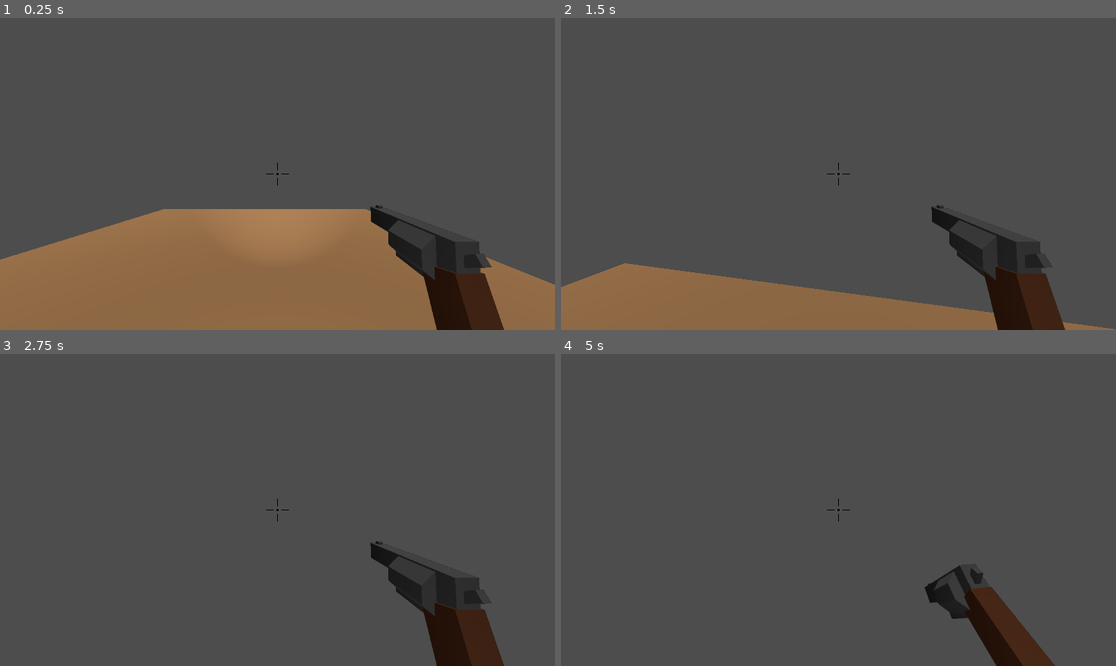
Above: before the commit, frames 1-4 (two rows, left to right).
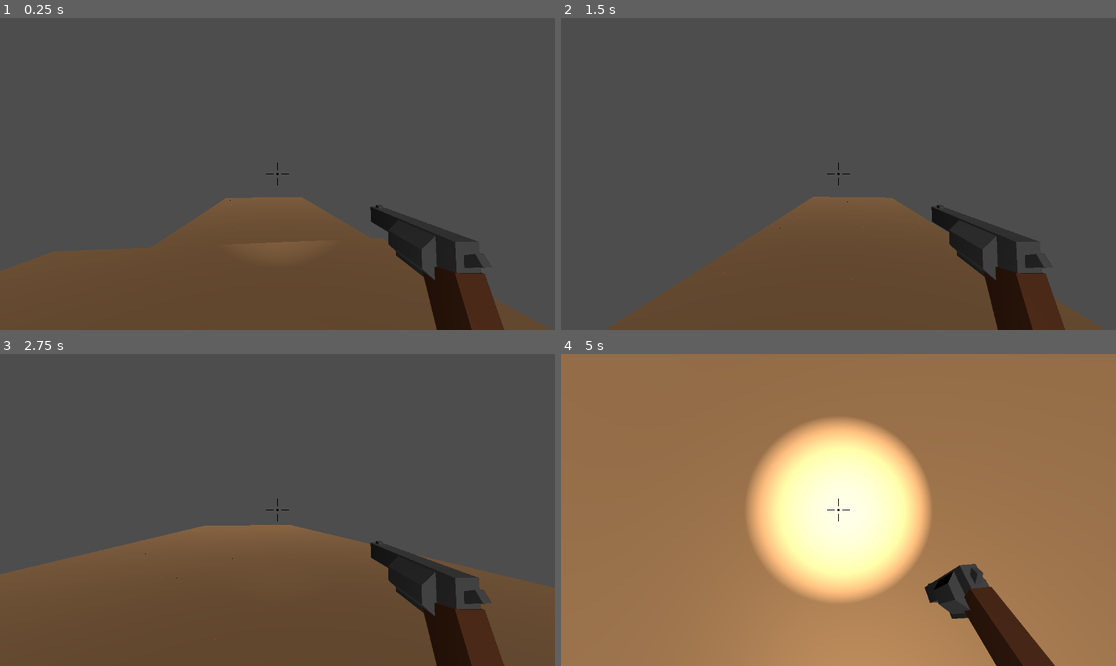
Above: after the commit, the same moments.

Repository: isterkvarn/MazeShooter
Game: Godot game, scene res://main.tscn
The game is run twice, just before and just after one commit, with the same random seed, the same clock (stepped at 60 frames per second) and the same inputs.
Inputs (mouse positions are in pixels of both pictures, inside the frame that each line leads up to):
- Up to frame 1 (0.25 s): no input
- Up to frame 2 (1.5 s): move the mouse to (866, 174) at 0.52 s; hold W (forward) from 0.53 s (still down); click (866, 174) at 0.6 s; tap Space (jump) at 0.77 s; move the mouse to (810, 174) at 1.27 s; click (810, 174) at 1.35 s
- Up to frame 3 (2.75 s): keep holding W (forward); tap Space (jump) at 1.52 s; move the mouse to (288, 503) at 2.02 s; click (288, 503) at 2.1 s
- Up to frame 4 (5 s): keep holding W (forward); move the mouse to (832, 516) at 2.77 s; click (832, 516) at 2.85 s; tap Space (jump) at 3.02, 3.77, 4.52 s; move the mouse to (877, 513) at 3.52 s; click (877, 513) at 3.6 s; tap Enter at 4.25 s; move the mouse to (794, 506) at 4.27 s; click (794, 506) at 4.35 s

The runs differ from the first frame. In frame 1, 29% of the frame differs, in the area x 0-100%, y 57-100%; in frame 2, 23%; in frame 3, 33%; in frame 4, 97%, in the area x 0-100%, y 0-100%.

Commit message:
goat man finished

Diff:
--- a/goat_man/goat_man.gd
+++ b/goat_man/goat_man.gd
@@ -1,15 +1,14 @@
 extends Node3D
 
-const SPEED = 10
+const SPEED = 30
 const CORRIDOR_SIZE = 5
+const POS_MARGIN = 0.2
 var forward = Vector3.FORWARD
 var turn_timer = 0
 
 @onready var right_ray = $RayCastRight
 @onready var left_ray  = $RayCastLeft
 @onready var forward_ray = $RayCastForward
-@onready var turn_left_ray = $RayCastForwardLeft
-@onready var turn_right_ray = $RayCastForwardRight
 
 
 # Called every frame. 'delta' is the elapsed time since the previous frame.
@@ -20,18 +19,21 @@
 	# Always run forward
 	global_position += forward*SPEED*delta
 
-	print((not left_ray.is_colliding()) and turn_left_ray.is_colliding())
+	#print(in_grid())
 
-	if (forward_ray.is_colliding()
-	or ((not left_ray.is_colliding()) and turn_left_ray.is_colliding())
-	or ((not right_ray.is_colliding()) and turn_right_ray.is_colliding())) and turn_timer <= 0:
+	if forward_ray.is_colliding() or (in_grid() and turn_timer <= 0 and
+	(not left_ray.is_colliding() or not right_ray.is_colliding())):
 
 		turn_timer = 0.2
 
 		# Adjust so in middle of corridor
-		#global_position -= forward * (CORRIDOR_SIZE - forward_distance)
+		global_position.x = snapped(global_position.x, 5)
+		global_position.y = snapped(global_position.y, 5)
 
 		var turn_options = []
+
+		if not forward_ray.is_colliding():
+			turn_options.append(0)
 
 		if not right_ray.is_colliding():
 			turn_options.append(PI/2)
@@ -39,7 +41,7 @@
 		if not left_ray.is_colliding():
 			turn_options.append(-PI/2)
 
-		var turn
+		var turn = 0
 
 		if turn_options:
 			turn = turn_options.pick_random()
@@ -48,3 +50,15 @@
 
 		rotate_y(turn)
 		forward = forward.rotated(Vector3(0, 1, 0), turn)
+
+func in_grid():
+	var global_pos = abs(global_position)
+	var decimal_x = global_pos.x - int(global_pos.x)
+	var decimal_z = global_pos.z - int(global_pos.z)
+	var mod_x = int(global_pos.x) % 5
+	var mod_z = int(global_pos.z) % 5
+
+	var within_x = (POS_MARGIN > (mod_x + decimal_x)) or (POS_MARGIN > (mod_x - decimal_x))
+	var within_z = (POS_MARGIN > (mod_z + decimal_z)) or (POS_MARGIN > (mod_z - decimal_z))
+
+	return within_x and within_z
--- a/goat_man/goat_man.tscn
+++ b/goat_man/goat_man.tscn
@@ -29,11 +29,3 @@
 [node name="RayCastLeft" type="RayCast3D" parent="."]
 transform = Transform3D(1, 0, 0, 0, 1, 0, 0, 0, 1, 0, 1.63611, 0)
 target_position = Vector3(-3, 0, 0)
-
-[node name="RayCastForwardLeft" type="RayCast3D" parent="."]
-transform = Transform3D(1, 0, 0, 0, 1, 0, 0, 0, 1, 2.5, 1.636, 0)
-target_position = Vector3(0, 0, 2.5)
-
-[node name="RayCastForwardRight" type="RayCast3D" parent="."]
-transform = Transform3D(1, 0, 0, 0, 1, 0, 0, 0, 1, -2.5, 1.636, 0)
-target_position = Vector3(0, 0, 2.5)
--- a/main.tscn
+++ b/main.tscn
@@ -64,19 +64,20 @@
 [node name="Node3D" type="Node3D"]
 
 [node name="Player" parent="." instance=ExtResource("1_ob3t7")]
-transform = Transform3D(1, 0, 0, 0, 1, 0, 0, 0, 1, 5.63985, 26.4901, -32.3342)
+transform = Transform3D(-0.99555, 0, 0.09423, 0, 1, 0, -0.09423, 0, -0.99555, 6.57478, 26.9521, -32.5074)
 
 [node name="GridMap" type="GridMap" parent="."]
+transform = Transform3D(1, 0, 0, 0, 1, 0, 0, 0, 1, 2.5, 0, 2.5)
 mesh_library = SubResource("MeshLibrary_5tegd")
 physics_material = SubResource("PhysicsMaterial_npnv8")
 cell_size = Vector3(5, 5, 5)
 data = {
-"cells": PackedInt32Array(-65535, 0, 0, -65536, 0, 0, -1, 0, …(4744 unchanged characters)… , 0, 2, 13, 0, 1, 13, 0, 1, 12, 0, 262144, 65529, 0, 262145, 65529, 0, 262145, 65528, 0, 262144, 65528, 0)
+"cells": PackedInt32Array(-65535, 0, 0, -65536, 0, 0, -1, 0, …(4744 unchanged characters)… , 0, 2, 13, 0, 1, 13, 0, 1, 12, 0, 262145, 65529, 0, 262144, 65529, 0, 262144, 65528, 0, 262145, 65528, 0)
 }
 metadata/_editor_floor_ = Vector3(0, 4, 0)
 
 [node name="GridMap2" type="GridMap" parent="."]
-visible = false
+transform = Transform3D(1, 0, 0, 0, 1, 0, 0, 0, 1, 2.64601, 0, 2.31129)
 mesh_library = SubResource("MeshLibrary_5tegd")
 physics_material = SubResource("PhysicsMaterial_npnv8")
 cell_size = Vector3(5, 5, 5)
@@ -86,7 +87,13 @@
 metadata/_editor_floor_ = Vector3(0, -1, 0)
 
 [node name="GoatMan" parent="." instance=ExtResource("3_sd3qg")]
-transform = Transform3D(-1, 0, -8.74228e-08, 0, 1, 0, 8.74228e-08, 0, -1, -2.5, 0, -10)
+transform = Transform3D(-1, 0, -8.74228e-08, 0, 1, 0, 8.74228e-08, 0, -1, 0, 0, 6.18633)
+
+[node name="GoatMan2" parent="." instance=ExtResource("3_sd3qg")]
+transform = Transform3D(-1, 0, -8.74228e-08, 0, 1, 0, 8.74228e-08, 0, -1, 0, 0, 45.4627)
+
+[node name="GoatMan3" parent="." instance=ExtResource("3_sd3qg")]
+transform = Transform3D(-1, 0, -8.74228e-08, 0, 1, 0, 8.74228e-08, 0, -1, 30.042, 0, 12.8891)
 
 [node name="DirectionalLight3D" type="DirectionalLight3D" parent="."]
-transform = Transform3D(1, 0, 0, 0, 0.235871, 0.971784, 0, -0.971784, 0.235871, 0, 23.3383, 0)
+transform = Transform3D(1, 0, 0, 0, -0.922653, 0.385632, 0, -0.385632, -0.922653, 0, 24.688, 0)
--- a/player/player.tscn
+++ b/player/player.tscn
@@ -6,6 +6,21 @@
 [ext_resource type="ArrayMesh" uid="uid://kt7s7t75gwj1" path="res://assests/models/gun.obj" id="2_hj4ws"]
 
 [sub_resource type="CapsuleShape3D" id="CapsuleShape3D_ndbho"]
+
+[sub_resource type="Animation" id="Animation_n7aky"]
+length = 0.001
+tracks/0/type = "value"
+tracks/0/imported = false
+tracks/0/enabled = true
+tracks/0/path = NodePath("Gun:rotation")
+tracks/0/interp = 1
+tracks/0/loop_wrap = true
+tracks/0/keys = {
+"times": PackedFloat32Array(0),
+"transitions": PackedFloat32Array(1),
+"update": 0,
+"values": [Vector3(1.27396e-09, -0.08875, 0.0371755)]
+}
 
 [sub_resource type="Animation" id="Animation_8a8rm"]
 resource_name = "reload"
@@ -21,21 +36,6 @@
 "transitions": PackedFloat32Array(1, 1, 1, 1),
 "update": 0,
 "values": [Vector3(1.27396e-09, -0.08875, 0.0371755), Vector3(-1.20337, -0.249314, 0.270466), Vector3(-1.20337, -0.249314, 0.270466), Vector3(1.27396e-09, -0.08875, 0.0371755)]
-}
-
-[sub_resource type="Animation" id="Animation_n7aky"]
-length = 0.001
-tracks/0/type = "value"
-tracks/0/imported = false
-tracks/0/enabled = true
-tracks/0/path = NodePath("Gun:rotation")
-tracks/0/interp = 1
-tracks/0/loop_wrap = true
-tracks/0/keys = {
-"times": PackedFloat32Array(0),
-"transitions": PackedFloat32Array(1),
-"update": 0,
-"values": [Vector3(1.27396e-09, -0.08875, 0.0371755)]
 }
 
 [sub_resource type="AnimationLibrary" id="AnimationLibrary_r0c7k"]
@@ -106,7 +106,7 @@
 omni_shadow_mode = 0
 
 [node name="Gun" type="MeshInstance3D" parent="RotationHelper"]
-transform = Transform3D(0.0995376, -0.00370206, -0.00886335, 0.00371669, 0.0999309, -1.27396e-10, 0.00885723, -0.000329423, 0.0996064, 0.900077, -0.868212, -0.804792)
+transform = Transform3D(0.0995376, -0.00370207, -0.00886335, 0.00371669, 0.0999309, -1.27396e-10, 0.00885723, -0.000329424, 0.0996064, 0.900077, -0.868212, -0.804792)
 layers = 2
 mesh = ExtResource("2_hj4ws")
 skeleton = NodePath("../..")
Not shown: 4 places in main.tscn that only renumber resources
